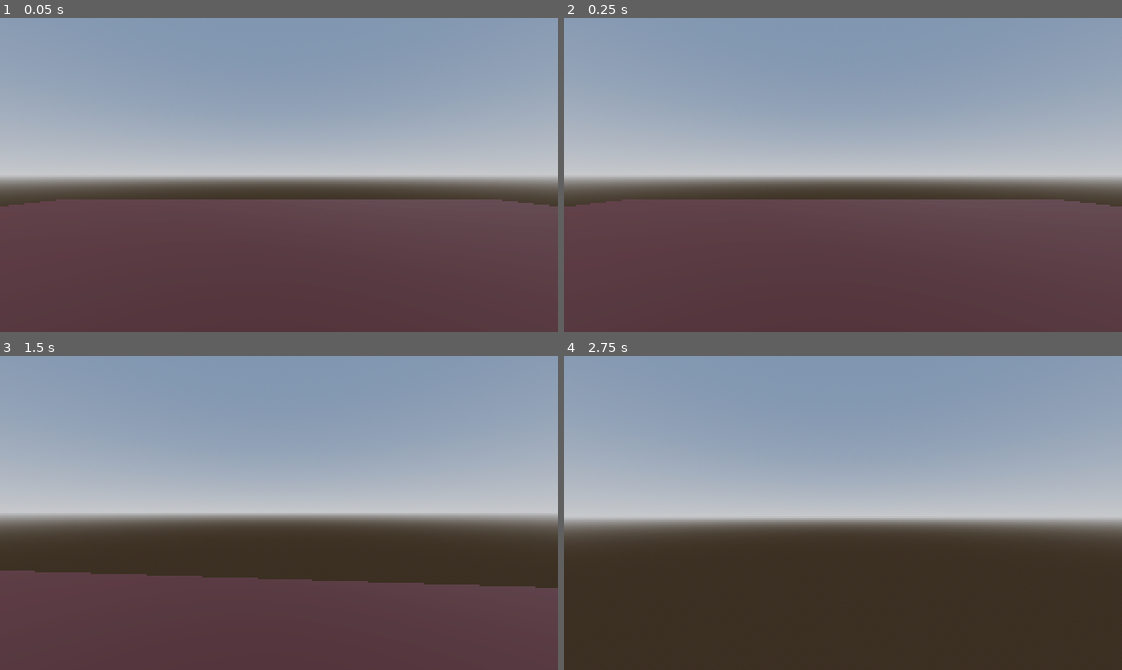
Above: before the commit, frames 1-4 (two rows, left to right).
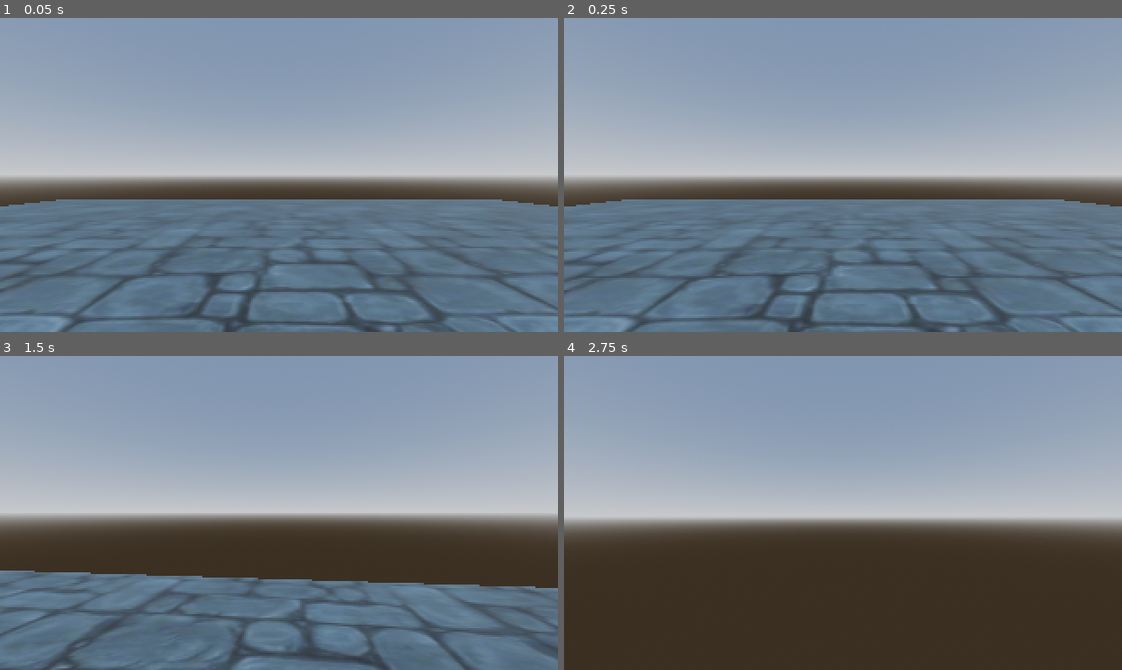
Above: after the commit, the same moments.

Repository: chybby/ldjam55
Game: Godot game, scene res://scenes/ui/main_menu/main_menu.tscn
Two runs of this game, one before a commit and one after it. Both use one fixed random seed, a clock stepped at 60 frames per second and the inputs below.
Inputs (mouse positions are in pixels of both pictures, inside the frame that each line leads up to):
- Up to frame 1 (0.05 s): no input
- Up to frame 2 (0.25 s): no input
- Up to frame 3 (1.5 s): tap Enter at 0.5 s; move the mouse to (306, 513) at 0.52 s; hold W (move_forward) from 0.53 s (still down); click (306, 513) at 0.67 s; move the mouse to (251, 513) at 1.27 s
- Up to frame 4 (2.75 s): keep holding W (move_forward); move the mouse to (854, 506) at 2.02 s

The runs differ from the first frame. In frame 1, 42% of the frame differs, in the area x 0-100%, y 57-100%; in frame 2, 42%; in frame 3, 29%; in frame 4, nothing differs.

Commit message:
Floor texture placeholder

Diff:
--- a/scenes/levels/dungeon.tscn
+++ b/scenes/game_objects/levels/dungeon.tscn
@@ -1,13 +1,15 @@
-[gd_scene load_steps=9 format=3 uid="uid://dionueqr7qrkx"]
+[gd_scene load_steps=10 format=3 uid="uid://dionueqr7qrkx"]
 
-[ext_resource type="Script" path="res://scenes/levels/dungeon.gd" id="1_urk0f"]
+[ext_resource type="Script" path="res://scenes/game_objects/levels/dungeon.gd" id="1_urk0f"]
 [ext_resource type="PackedScene" uid="uid://cwav8ma78d78y" path="res://scenes/game_objects/player/player.tscn" id="2_t4pnu"]
+[ext_resource type="Texture2D" uid="uid://ct77008y0av3p" path="res://assets/dungeon_floor.jpg" id="3_itgkg"]
 
 [sub_resource type="BoxShape3D" id="BoxShape3D_0wft0"]
 size = Vector3(30, 1, 30)
 
 [sub_resource type="StandardMaterial3D" id="StandardMaterial3D_0g5yk"]
-albedo_color = Color(0.14902, 0.0235294, 0.0352941, 1)
+albedo_texture = ExtResource("3_itgkg")
+uv1_scale = Vector3(15, 15, 15)
 
 [sub_resource type="BoxMesh" id="BoxMesh_3mejn"]
 material = SubResource("StandardMaterial3D_0g5yk")
--- a/scenes/main/main.tscn
+++ b/scenes/main/main.tscn
@@ -1,7 +1,7 @@
 [gd_scene load_steps=3 format=3 uid="uid://ef5dqqevmxcn"]
 
 [ext_resource type="Script" path="res://scenes/main/main.gd" id="1_jcq7f"]
-[ext_resource type="PackedScene" uid="uid://dionueqr7qrkx" path="res://scenes/levels/dungeon.tscn" id="2_igwo7"]
+[ext_resource type="PackedScene" uid="uid://dionueqr7qrkx" path="res://scenes/game_objects/levels/dungeon.tscn" id="2_igwo7"]
 
 [node name="Main" type="Node3D"]
 script = ExtResource("1_jcq7f")
Binary file added: assets/dungeon_floor.jpg
Not shown, added: assets/dungeon_floor.jpg.import
Renamed: scenes/levels/dungeon.gd -> scenes/game_objects/levels/dungeon.gd
